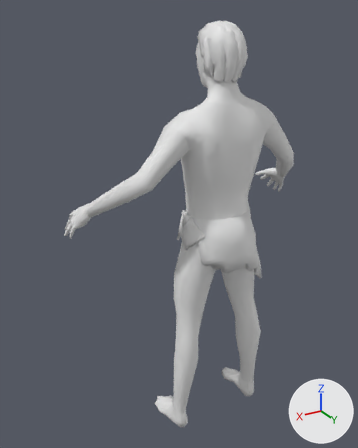
Two versions of the glTF model content/meshes/Human_Male.glb, one commit apart.
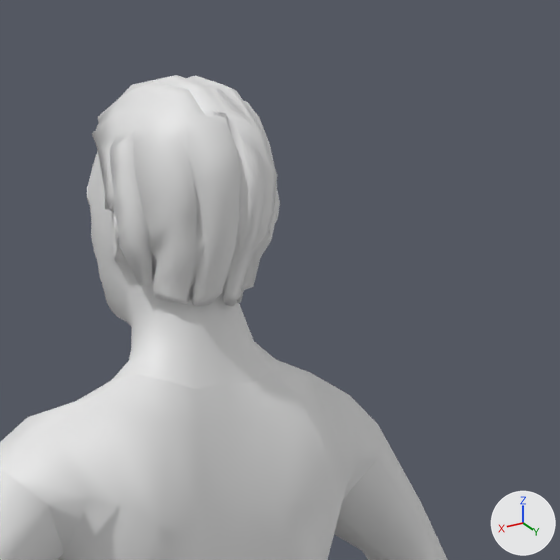
There are two pictures of each version: one whole from a 50 mm camera at (1.123, 1.523, 1.793) aimed at (0.082, -0.213, 0.926), one close up on the part from 48% to 90% of the width and 0% to 34% of the height. Arrows for +X, +Y and +Z are at lower right; the lights stay in place. Vertices at the same position are counted once.

Objects in the first close-up: 'Male_Hair01', 'Male_Head', 'Male_LeftArm', 'Male_RightArm', 'Male_Torso'.
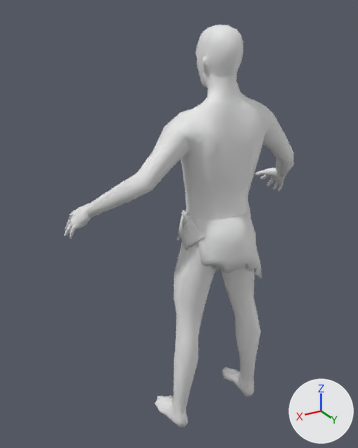
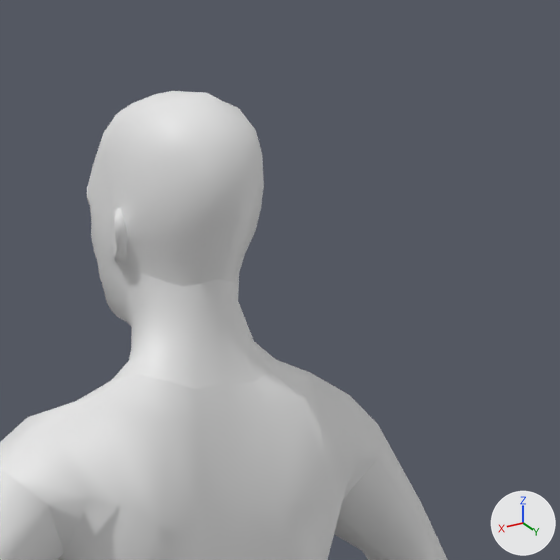
Scene script edits in JSON lines:
```json
{"block": "me_male1591_004", "where": "# used by ob_male_head; location = (0.0, 0.0, 0.0)"}
{"op": "remove", "block": "me_male1591_004", "code": "me_male1591_004.from_pydata(...)  # 409 vertices, 722 faces; spans x -0.095..0.095, y -0.176..0.035, z 1.44..1.714"}
{"op": "add", "block": "me_male1591_004", "code": "me_male1591_004.from_pydata(...)  # 490 vertices, 918 faces; spans x -0.095..0.095, y -0.176..0.045, z 1.44..1.747"}
{"block": "me_male1591_004", "change": "me_male1591_004 part 1"}
{"block": "me_male1591_004", "change": "81 vertices are added at x -0.074..0.074, y -0.109..0.045, z 1.597..1.747"}
{"block": "me_male1591_004", "change": "196 new faces join them"}
{"op": "remove", "block": "ob_male_hair01", "code": ["ob_male_hair01 = bpy.data.objects.new('Male_Hair01', me_male1591_003)", "ob_male_hair01.location = (0.0, 0.0, 0.0)"]}
```

Pixel boxes (x1, y1, x2, y2) of what changed, in the close-ups (560 x 560 px):
```json
{"object": "Male_Hair01", "change": "deleted", "before": [92, 75, 280, 307]}
{"part": 1, "of": "me_male1591_004", "change": "added", "after": [101, 91, 264, 287]}
```
